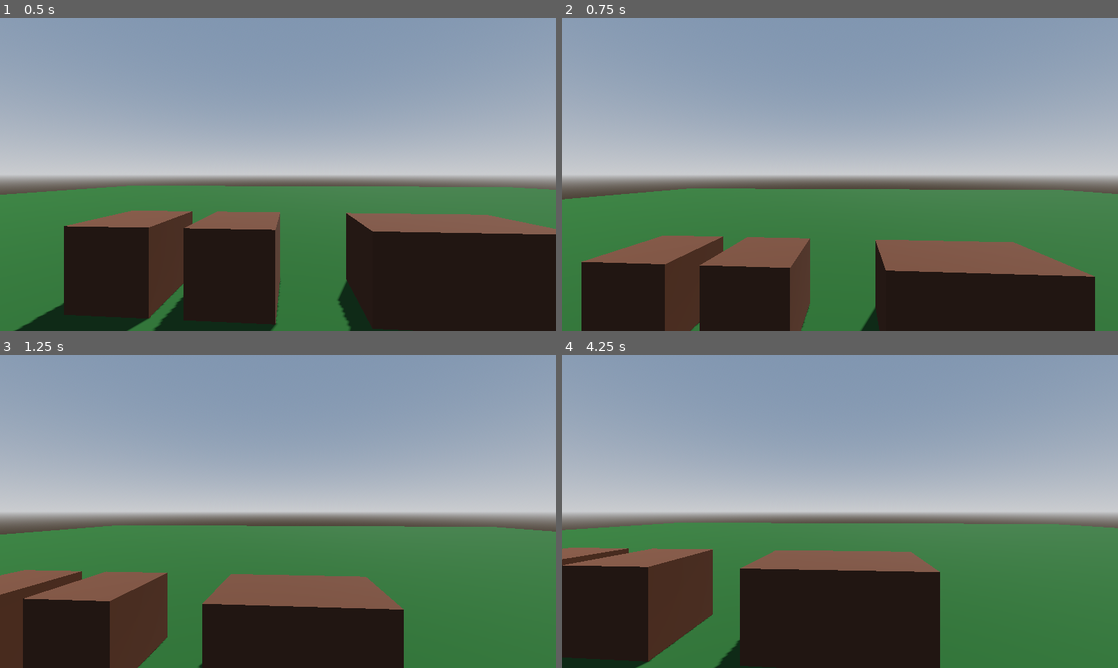
Above: before the commit, frames 1-4 (two rows, left to right).
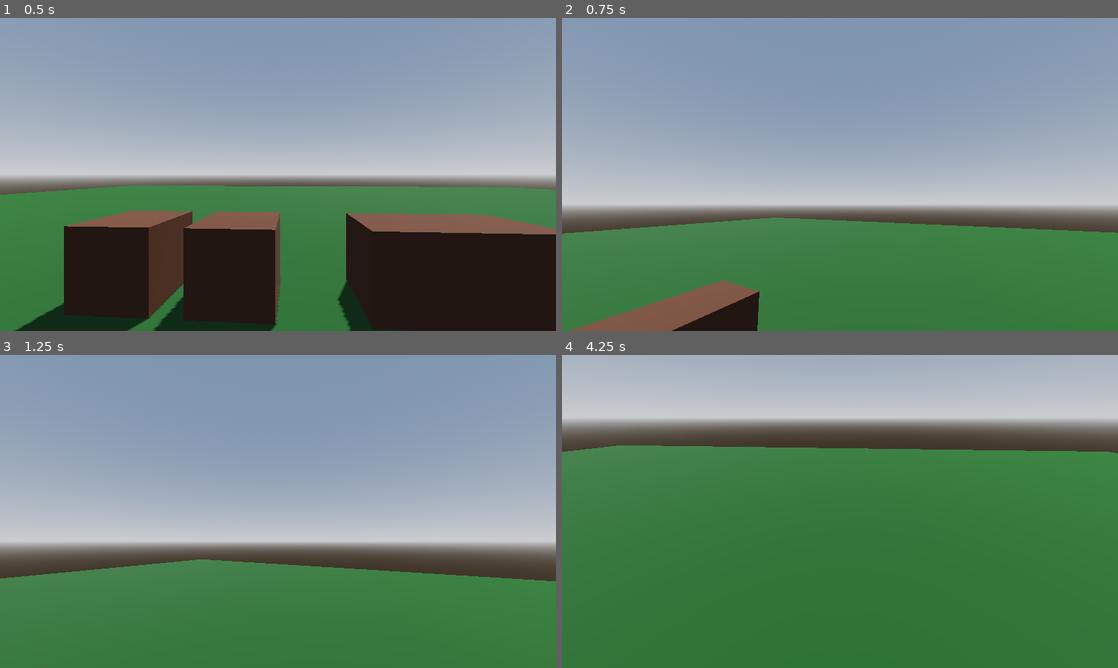
Above: after the commit, the same moments.

Repository: xinbinglim/BlockWorld
Game: Godot game, scene res://scenes/world.tscn
Same seed, same stepped clock (60 frames per second), same inputs: the game is played once before the commit and once after it.
Inputs (mouse positions are in pixels of both pictures, inside the frame that each line leads up to):
- Up to frame 1 (0.5 s): no input
- Up to frame 2 (0.75 s): tap Enter (ui_accept) at 0.5 s; move the mouse to (962, 158) at 0.52 s; hold D (right) from 0.53 s (still down); tap Alt at 0.6 s
- Up to frame 3 (1.25 s): keep holding D (right); tap Enter (ui_accept) at 0.77 s
- Up to frame 4 (4.25 s): move the mouse to (728, 527) at 1.27 s; release D (right) at 1.28 s; hold S (down) 1.28-2.03 s; tap Shift at 1.35, 2.85 s; tap Enter (ui_accept) at 1.52, 3.02, 3.77 s; move the mouse to (895, 442) at 2.02 s; hold D (right) 2.03-2.78 s; tap Alt at 2.1, 3.6 s; move the mouse to (812, 574) at 2.77 s; hold W (up) 2.78-3.53 s; move the mouse to (1006, 558) at 3.52 s; hold A (left) from 3.53 s (still down)

Frame 1 is identical in both runs. In frame 2, 40% of the frame differs, in the area x 0-100%, y 43-100%; in frame 3, 40%; in frame 4, 76%, in the area x 0-100%, y 0-100%.

Commit message:
change the gravity of the player

Diff:
--- a/blockworld/scenes/player.gd
+++ b/blockworld/scenes/player.gd
@@ -1,10 +1,20 @@
 extends CharacterBody3D
 
 
-const SPEED = 5.0
-const JUMP_VELOCITY = 4.5
+const SPEED = 8.0
+const JUMP_VELOCITY = 8
 
-var gravity = ProjectSettings.get_setting('physics/2d/default_gravity')
+var gravity = 16
+var sensitivity = 0.002
+@onready var camera_3d = $Camera3D
+
+func _ready():
+	Input.set_mouse_mode(Input.MOUSE_MODE_CAPTURED)
+
+func _unhandled_input(event):
+	if event is InputEventMouseMotion:
+		rotation.y = rotation.y - event.relative.x * sensitivity
+		camera_3d.rotation.x = camera_3d.rotation.x - event.relative.y * sensitivity
 
 func _physics_process(delta):
 	# Add the gravity.
